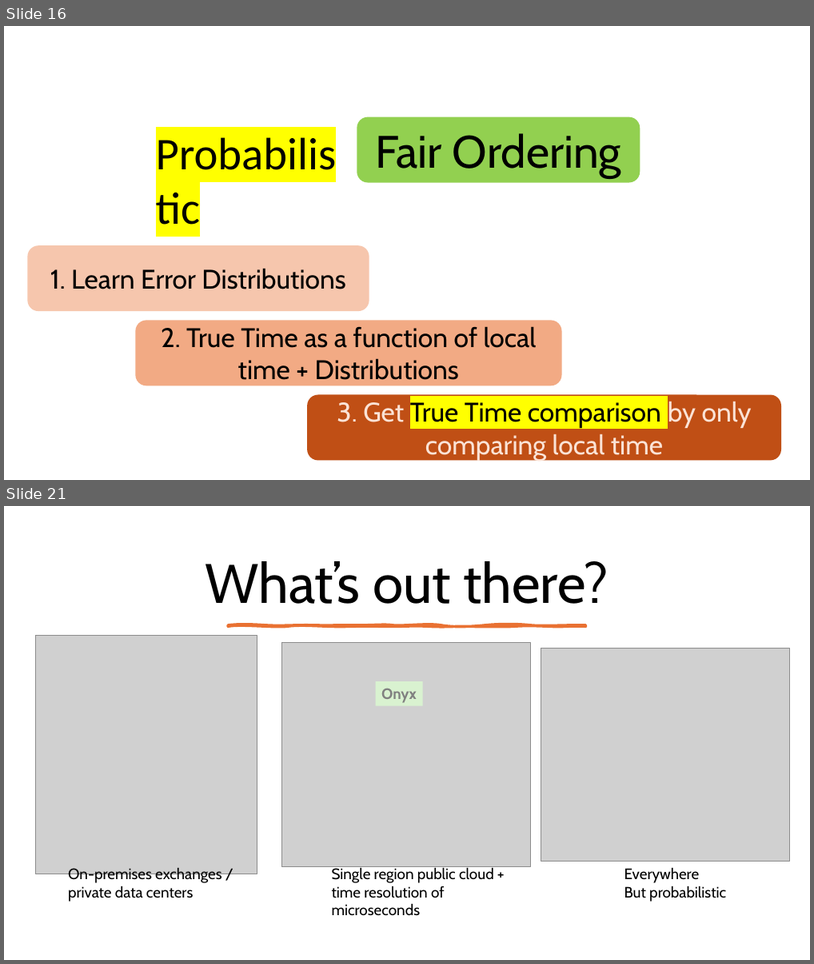
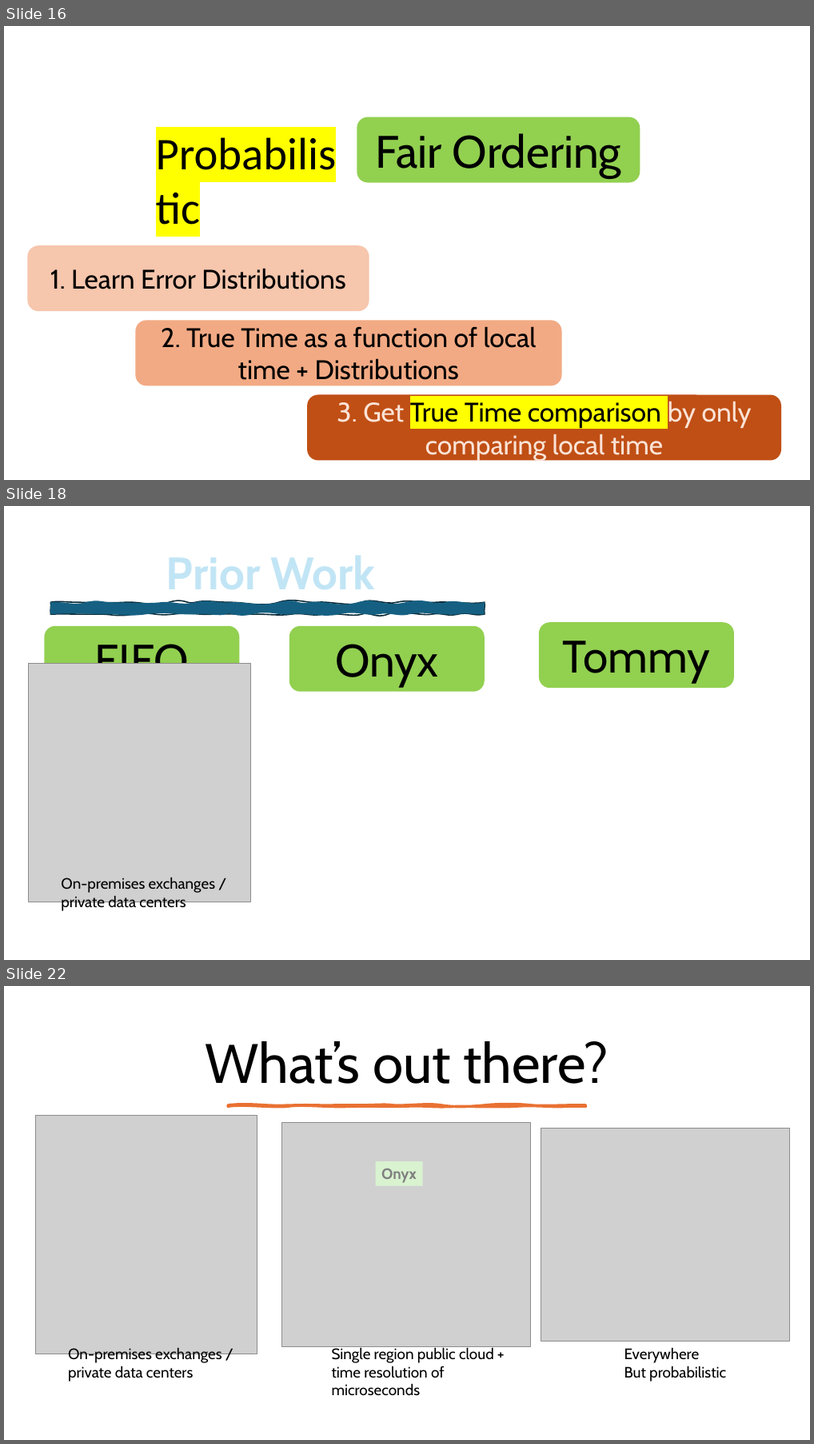
Before and after one commit to HaseebLUMS/Onyx-Presentation, a slide deck: tommy_hotnets_v2.pptx. Shown one above the other, each under a label of ours: slides 16 and 21 before the commit, slides 16, 18 and 22 after it; the slides between them are not shown. The pictures are 814x964 and 814x1444 pixels, drawn with LibreOffice and Linux fonts; fonts in the diff are those of the drawing; grey boxes stand for pictures. Boxes give left, top, right and bottom in pixels: in the first picture for what was removed or moved away, otherwise in the second. Text is boxed around its words. In the diff, an @@ line names an element or a change of style, - is before the commit and + after.

```diff
--- a/tommy_hotnets_v2.pptx
+++ b/tommy_hotnets_v2.pptx
@@ slide 18 added at (x1=4, y1=506, x2=810, y2=960), background #FFFFFF @@
@@ text added at (x1=166, y1=556, x2=375, y2=589), 54 pt, text pattern #156082 on #C1E5F5, bold @@
+Prior Work
@@ freeform shape added at (x1=50, y1=602, x2=484, y2=614), fill #156082, outline #092A39 1.5 pt @@
@@ rounded rectangle added at (x1=539, y1=622, x2=734, y2=688), fill #92D050, 54 pt, text #000000 @@
+Tommy
@@ rounded rectangle added at (x1=45, y1=626, x2=240, y2=691), fill #92D050, 54 pt, text #000000 @@
+FIFO
@@ rounded rectangle added at (x1=290, y1=626, x2=485, y2=691), fill #92D050, 54 pt, text #000000 @@
+Onyx
@@ picture added at (x1=29, y1=664, x2=251, y2=902) @@
@@ text added at (x1=61, y1=877, x2=216, y2=911), 18 pt, text #000000 @@
+On-premises exchanges / private data centers
@@ what was slide 21 is now slide 22 @@
```
Also in this commit, not shown: 4 slides changed.
